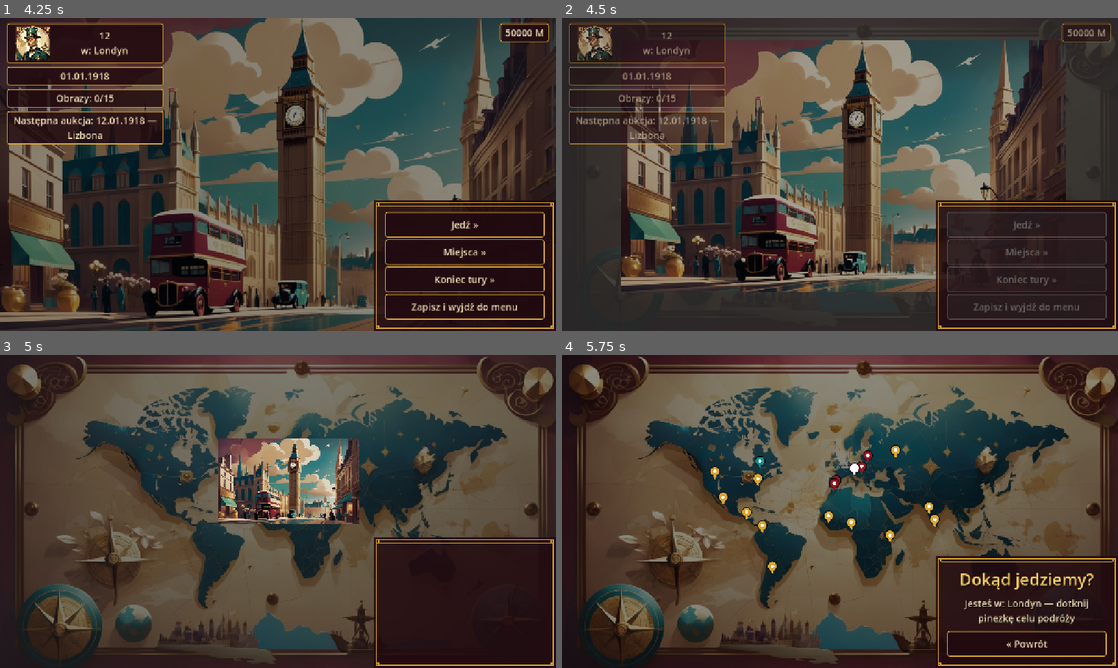
Above: before the commit, frames 1-4 (two rows, left to right).
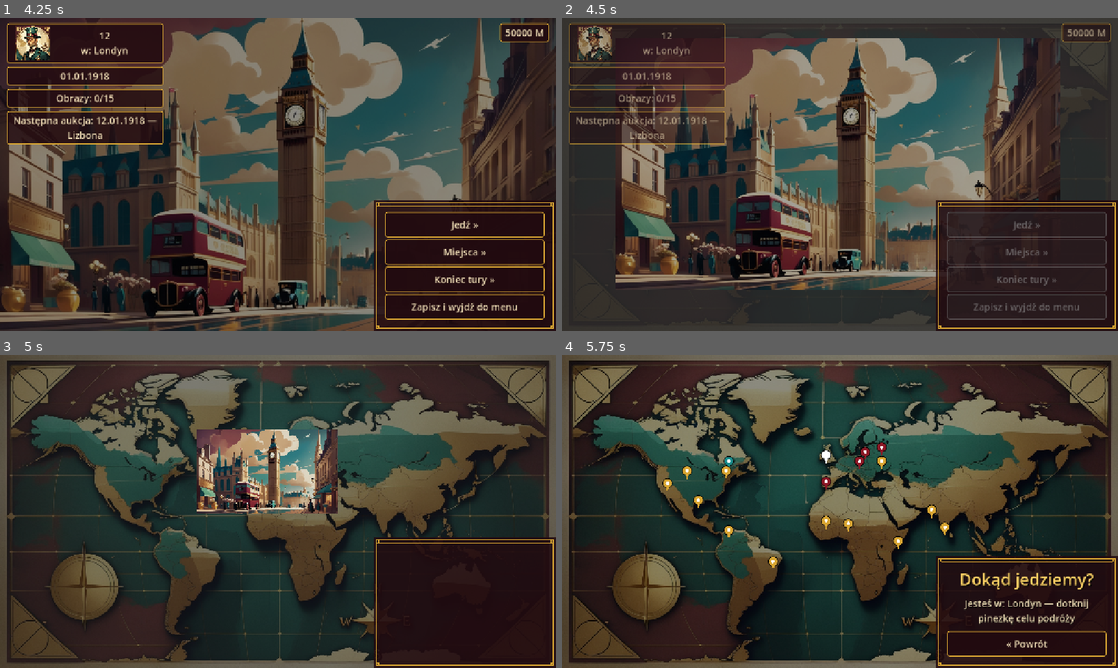
Above: after the commit, the same moments.

Repository: cinekm20/the-forger-retro-tycoon
Game: Godot game, scene res://scenes/main_menu/MainMenu.tscn
Same seed, same stepped clock (60 frames per second), same inputs: the game is played once before the commit and once after it.
Inputs (mouse positions are in pixels of both pictures, inside the frame that each line leads up to):
- Up to frame 1 (4.25 s): click "1" at 0.5 s; click "Tryb łatwy (15/40 obrazów do …" at 1.25 s; click "Nowa gra" at 2 s; click (494, 299) at 2.77 s; type "12" at 2.85 s; click "Rozpocznij grę" at 3.5 s
- Up to frame 2 (4.5 s): click "Jedź »" at 4.25 s
- Up to frame 3 (5 s): no input
- Up to frame 4 (5.75 s): no input

Frame 1 is identical in both runs. In frame 2, 22% of the frame differs, in the area x 6-95%, y 4-96%; in frame 3, 69%; in frame 4, 74%, in the area x 0-100%, y 0-100%.

Commit message:
Podmień mapę świata i przekalibruj wszystkie pinezki miast
Użytkownik zgłosił, że kontynenty na starej hub_map.jpg nie były dobrze
odzwierciedlone geograficznie, i wygenerował nową grafikę — prawdziwą,
rozpoznawalną mapę świata zamiast wcześniejszej stylizacji z fragmentami
trudnymi do jednoznacznego rozpoznania. Wszystkie 18 współrzędnych w
Cities.gd MAP_POSITION przeliczone od zera pod nowy obrazek: każda
zweryfikowana wizualnie na powiększonych wycinkach z siatką co 0.01
(kolor lądu w tej grafice zmienia się z szerokością geograficzną, więc
samo próbkowanie koloru piksela nie wystarcza — liczy się rozpoznany
kształt kontynentu).

Co-Authored-By: Claude Sonnet 5 <noreply@anthropic.com>
Claude-Session: https://claude.ai/code/session_01WjdcGYSPdySvPA6GKCaWaN

Diff:
--- a/game/scripts/autoload/Cities.gd
+++ b/game/scripts/autoload/Cities.gd
@@ -110,73 +110,39 @@
 
 
 ## Pozycje pinezek na mapie świata — ułamek szerokości/wysokości ekranu
-## (0,0 = lewy górny róg). Skalibrowane bezpośrednio na pikselach
-## game/art/backgrounds/hub_map.jpg (1368×768) — dla każdego miasta
-## znaleziono piksel leżący na właściwym lądzie na TYM konkretnym obrazku
-## (analiza kolorów: ląd = odcienie niebiesko-turkusowe, morze = beż/sepia),
-## nie na czystej geografii w oderwaniu od grafiki. Poprzednie wartości były
-## szacowane "na ślepo" bez podglądu grafiki i wypadały w oceanie/złym
-## miejscu (zgłoszone przez użytkownika na zrzucie ekranu).
-##
-## Zweryfikowane ponownie programowo (próbkowanie koloru piksela pod każdą
-## z tych współrzędnych) po kolejnym zgłoszeniu użytkownika — berlin i
-## st_louis faktycznie wypadały na kolorze morza (beż), mimo że reszta miast
-## była poprawna; poprawione na najbliższy ląd w promieniu kilku pikseli od
-## oryginalnej pozycji (patrz też TravelMap.gd — pinezki są teraz zakotwiczone
-## na tych ułamkach przez anchor_left/right/top/bottom, więc RAZ dobrze
-## skalibrowane współrzędne zostają poprawne przy każdej rozdzielczości).
-##
-## Kolejna poprawka: berlin/paryż/amsterdam/londyn (region "europe") leżały
-## wszystkie na wąskim, wysuniętym na północ półwyspie przypominającym
-## Norwegię/Skandynawię (zgłoszone przez użytkownika: "londyn, paryż i
-## amsterdam lądują w norwegii") — przesunięte wtedy w dół, ale za daleko: na
-## szeroki ląd, który jest wizualnie Afryką (zgłoszone: "a teraz są w
-## Afryce"). Przesunięte na wąski pas lądu POMIĘDZY tymi dwoma skrajnościami,
-## a potem jeszcze trochę wyżej (bliżej nasady półwyspu, ale wciąż na
-## jednoznacznie kontynentalnym lądzie, nie na samej wąskiej odnodze) —
-## zgłoszone przez użytkownika: "jeszcze trochę wyżej te europejskie". Nadal
-## wymagając "głębokiego lądu" (margines koloru ląd/morze dodatni w całym
-## promieniu ~6px wokół punktu, nie tylko w jednym pikselu), żeby nie trafić
-## na wąski przesmyk/zatoczkę widoczny dokładnie w tym pasie.
-##
-## Kolejna poprawka (zgłoszenie użytkownika: "już to poprawialiśmy ale nadal
-## nie w tych miejscach są znaczniki", ze zrzutem ekranu z gry): programowe
-## próbkowanie koloru ujawniło, że new_york/richmond/st_louis lądowały w
-## KANADYJSKIEJ ARKTYCE (rozdrobnione wysepki archipelagu widoczne na
-## hub_map.jpg), nie na kontynentalnych Stanach Zjednoczonych — jednolity,
-## niepofragmentowany ląd niżej na tym samym kontynencie (między Arktyką a
-## przesmykiem do Ameryki Środkowej) to faktyczne "USA" na tej grafice.
-## guatemala i rio wypadały wprost w morzu (kolor beżowy, nie ląd) — guatemala
-## przesunięta na wąski, ale jednoznacznie lądowy fragment przesmyku
-## środkowoamerykańskiego kawałek na wschód/południe od poprzedniej pozycji;
-## rio przesunięte w lewo, bo poprzednia pozycja lądowała w otwartym oceanie
-## na wschód od wybrzeża Brazylii. lisbon leżała dokładnie na granicy ląd/
-## morze (część sąsiednich pikseli już w morzu) — przesunięta kawałek w
-## prawo, w głąb lądu. Reszta miast (w tym bombay/colombo) zweryfikowana
-## jako poprawna: subkontynent indyjski na tej konkretnej grafice jest
-## namalowany w cieplejszym, piaskowym odcieniu zamiast niebiesko-turkusowym
-## jak reszta lądów — kolor sam w sobie nie jest tu wiarygodnym testem, liczy
-## się rozpoznawalny kształt kontynentu (zweryfikowane wizualnie, nie tylko
-## programowo).
+## (0,0 = lewy górny róg). Zgłoszenie użytkownika: kontynenty na POPRZEDNIEJ
+## wersji hub_map.jpg nie były geograficznie dobrze odwzorowane (rozdrobniony
+## archipelag zamiast kontynentalnych USA, prawie niewidoczny przesmyk
+## Ameryki Środkowej, subkontynent indyjski w innym kolorze niż reszta lądów)
+## — wygenerowano NOWĄ grafikę (prawdziwa, rozpoznawalna projekcja
+## Merkatora-podobna) i przekalibrowano wszystkie współrzędne od zera pod nią.
+## Ląd w tej grafice ma DWA odcienie zależnie od szerokości geograficznej
+## (kremowy/turkusowy na północy, złoto-brązowy bliżej równika) — kolor sam
+## w sobie nie jest tu wiarygodnym testem "ląd czy morze", liczy się
+## rozpoznawalny kształt kontynentu (każda współrzędna zweryfikowana
+## wizualnie na powiększonych wycinkach z siatką co 0.01, nie tylko
+## programowym próbkowaniem koloru piksela). Współrzędne pinezek są
+## zakotwiczone przez anchor_left/right/top/bottom (patrz TravelMap.gd), więc
+## raz dobrze skalibrowane zostają poprawne przy każdej rozdzielczości.
 const MAP_POSITION := {
-	"berlin": Vector2(0.55, 0.327),
-	"paris": Vector2(0.493, 0.405),
-	"amsterdam": Vector2(0.539, 0.361),
-	"lisbon": Vector2(0.49, 0.415),
-	"london": Vector2(0.526, 0.367),
-	"ankara": Vector2(0.60, 0.31),
-	"bombay": Vector2(0.66, 0.49),
-	"colombo": Vector2(0.67, 0.53),
-	"mombasa": Vector2(0.59, 0.58),
-	"duala": Vector2(0.52, 0.54),
-	"abidjan": Vector2(0.48, 0.52),
-	"rio": Vector2(0.378, 0.68),
-	"bogota": Vector2(0.36, 0.55),
-	"guatemala": Vector2(0.332, 0.509),
-	"mexico": Vector2(0.29, 0.46),
-	"new_york": Vector2(0.356, 0.345),
-	"richmond": Vector2(0.352, 0.400),
-	"st_louis": Vector2(0.275, 0.378),
+	"berlin": Vector2(0.575, 0.30),
+	"paris": Vector2(0.535, 0.345),
+	"amsterdam": Vector2(0.545, 0.315),
+	"lisbon": Vector2(0.475, 0.41),
+	"london": Vector2(0.475, 0.325),
+	"ankara": Vector2(0.575, 0.345),
+	"bombay": Vector2(0.665, 0.50),
+	"colombo": Vector2(0.688, 0.555),
+	"mombasa": Vector2(0.605, 0.60),
+	"duala": Vector2(0.515, 0.545),
+	"abidjan": Vector2(0.475, 0.535),
+	"rio": Vector2(0.38, 0.665),
+	"bogota": Vector2(0.30, 0.565),
+	"guatemala": Vector2(0.245, 0.47),
+	"mexico": Vector2(0.19, 0.415),
+	"new_york": Vector2(0.30, 0.345),
+	"richmond": Vector2(0.295, 0.375),
+	"st_louis": Vector2(0.225, 0.375),
 }
 
 
Binary file changed: game/art/backgrounds/hub_map.jpg
